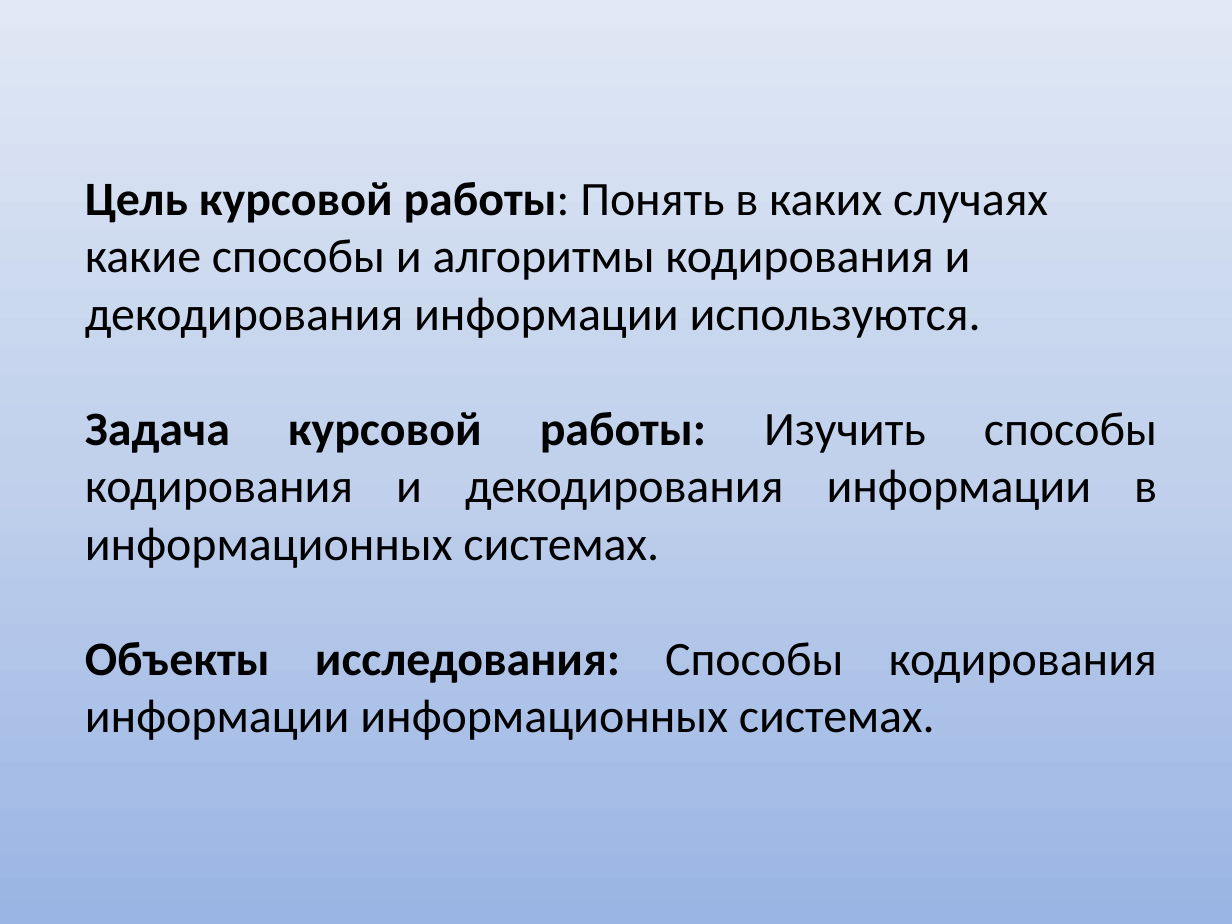
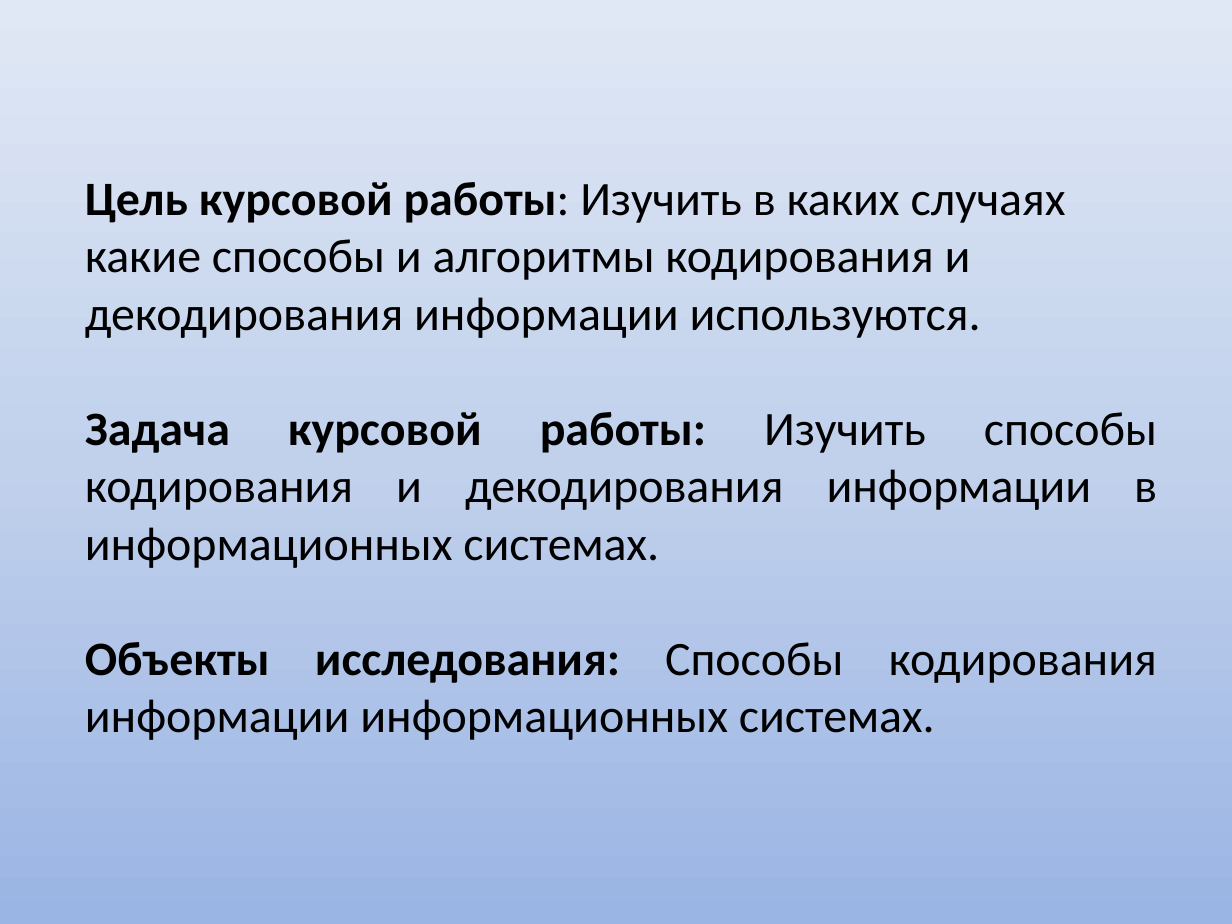
Before and after one commit to Val2302/CADInfo, a slide deck: slide 2 of doc/Prezent.pptx. Drawn at 1232x924 pixels with LibreOffice and Linux fonts; fonts in the diff are those of the drawing. Boxes give left, top, right and bottom in pixels: in the first picture for what was removed or moved away, otherwise in the second. Text is boxed around its words. In the diff, an @@ line names an element or a change of style, - is before the commit and + after.

```diff
--- a/doc/Prezent.pptx
+++ b/doc/Prezent.pptx
@@ text at (x1=85, y1=182, x2=1066, y2=338): text changed @@
-Цель курсовой работы: Понять в каких случаях какие способы и алгоритмы кодирования и декодирования информации используются.
+Цель курсовой работы: Изучить в каких случаях какие способы и алгоритмы кодирования и декодирования информации используются.
```
Also in this commit, not shown: 1 other slide changed, 8 other files.
